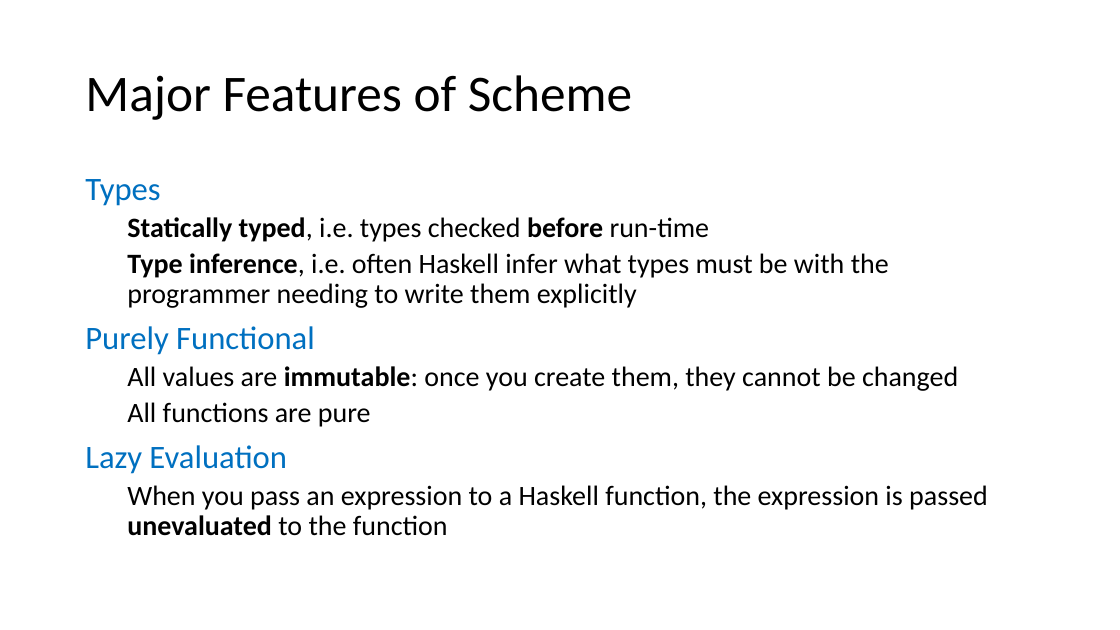
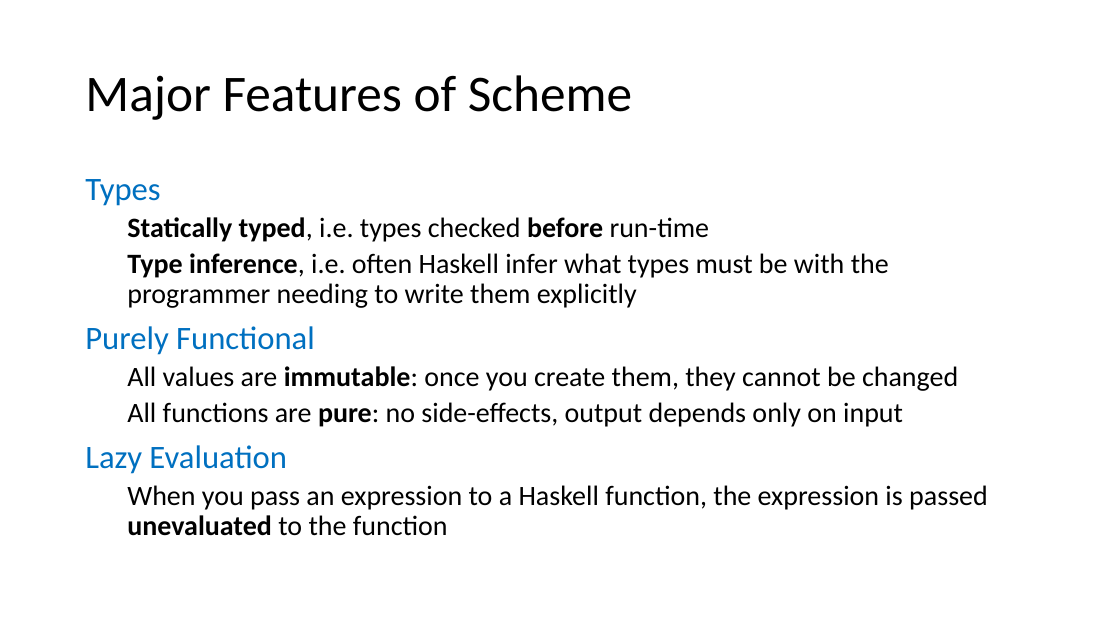
Before and after one commit to tjd1234/cmpt383summer2022, a slide deck: slide 18 of docs/languages/haskell/haskell1990.pptx (slide 17 before the commit). Drawn at 1120x630 pixels with LibreOffice and Linux fonts; fonts in the diff are those of the drawing. Boxes give left, top, right and bottom in pixels: in the first picture for what was removed or moved away, otherwise in the second. Text is boxed around its words. In the diff, an @@ line names an element or a change of style, - is before the commit and + after.

```diff
--- a/docs/languages/haskell/haskell1990.pptx
+++ b/docs/languages/haskell/haskell1990.pptx
@@ text at (x1=127, y1=402, x2=903, y2=427): text changed @@
-  All functions are pure
+  All functions are pure: no side-effects, output depends only on input
```
Also in this commit, not shown: 9 other slides changed, 1 slide added, 1 slide removed, 4 other files.
